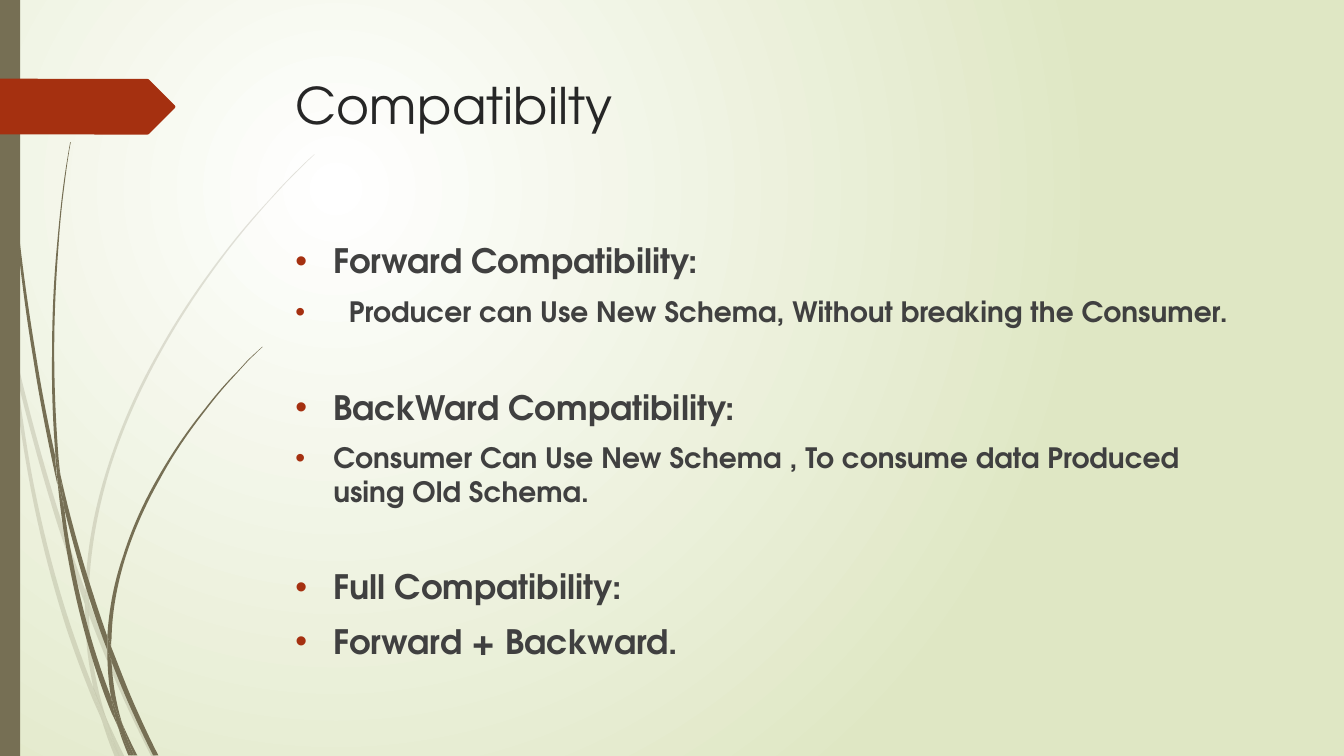
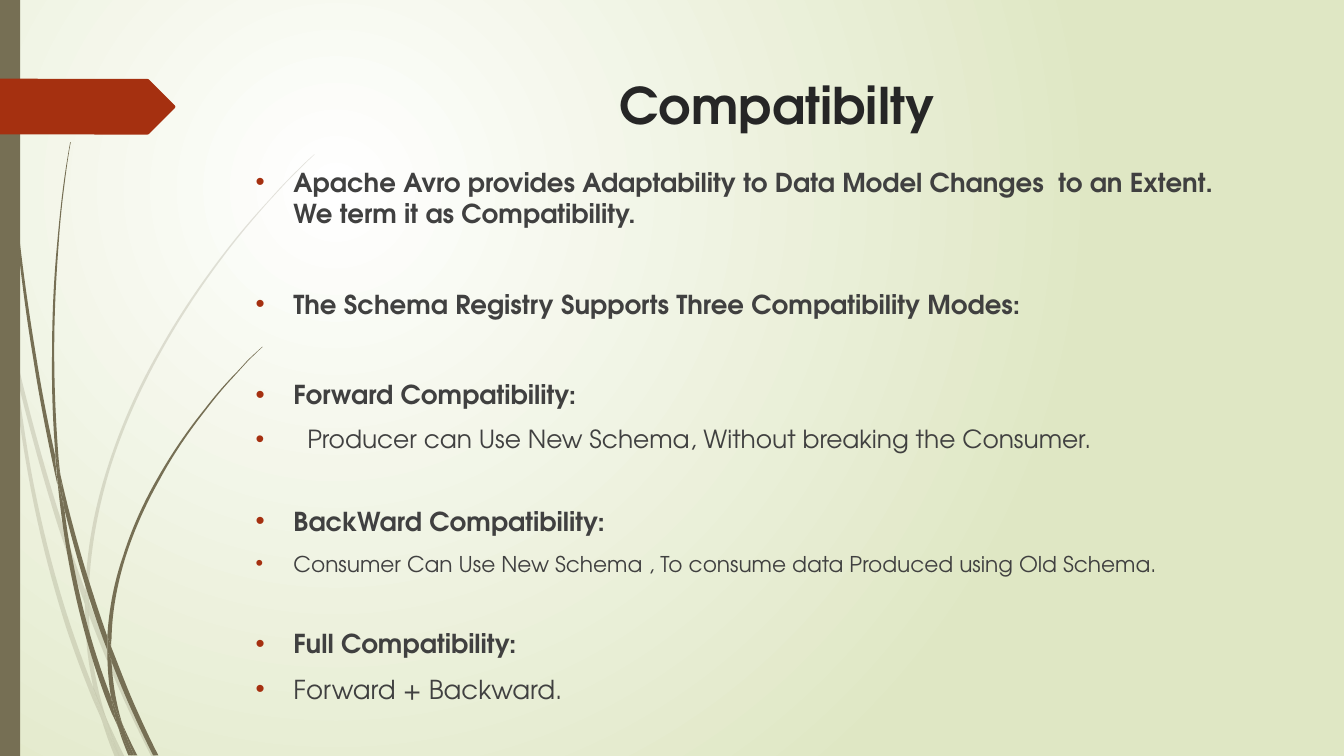
Before and after one commit to sribaabu/kmc, a slide deck: slide 8 of Confluent Schema Registry.pptx. Drawn at 1344x756 pixels with LibreOffice and Linux fonts; fonts in the diff are those of the drawing. Boxes give left, top, right and bottom in pixels: in the first picture for what was removed or moved away, otherwise in the second. Text is boxed around its words. In the diff, an @@ line names an element or a change of style, - is before the commit and + after.

```diff
--- a/Confluent Schema Registry.pptx
+++ b/Confluent Schema Registry.pptx
@@ title "Compatibilty" at (620,85,935,134): bold on; alignment left to centre @@
@@ text "Apache Avro provides Adaptability to ...": place and size @@
-text "Apache Avro provides Adaptability to ..." at (333,247,1228,655)
+text "Apache Avro provides Adaptability to ..." at (293,172,1213,658)
@@ text at (293,172,1213,320): paragraphs added @@
+• Apache Avro provides Adaptability to Data Model Changes to an Extent. We term it as Compatibility.
+• The Schema Registry Supports Three Compatibility Modes:
@@ text at (293,384,1156,658): size 24 to 18.6 pt in "Forward Compatibility:", "BackWard Compatibility:", "Full Compatibility:", "Forward + Backward."; size 20 to 17.8 pt in "Producer can Use New Schema, Without breaking ..."; bold off in "Producer can Use New Schema, Without breaking ...", "Consumer Can Use New Schema , To ...", "Forward + Backward."; size 20 to 15.5 pt in "Consumer Can Use New Schema , To ..." @@
```
Also in this commit, not shown: 4 other slides changed, 1 slide added, 1 other file.
